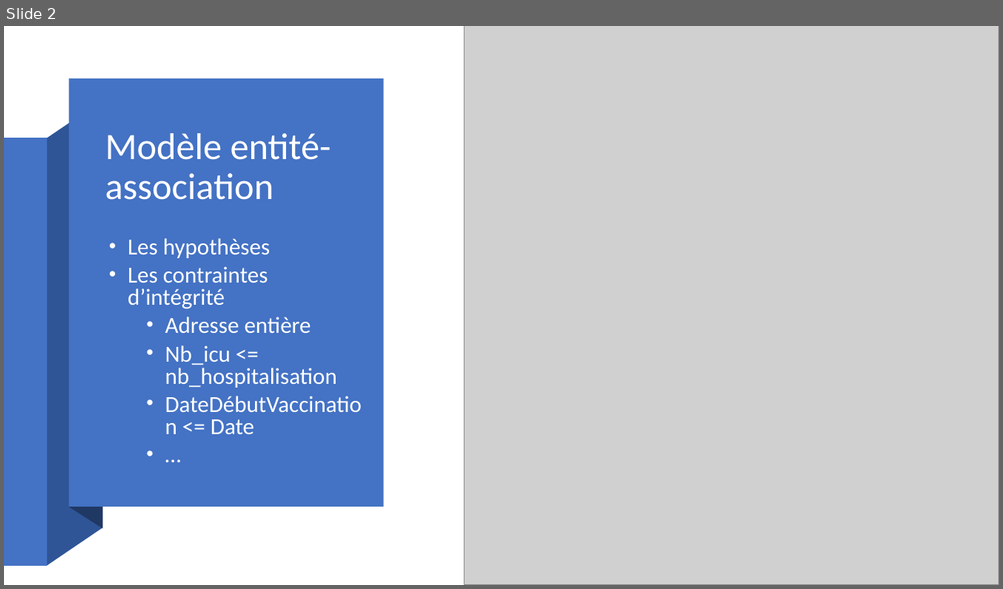
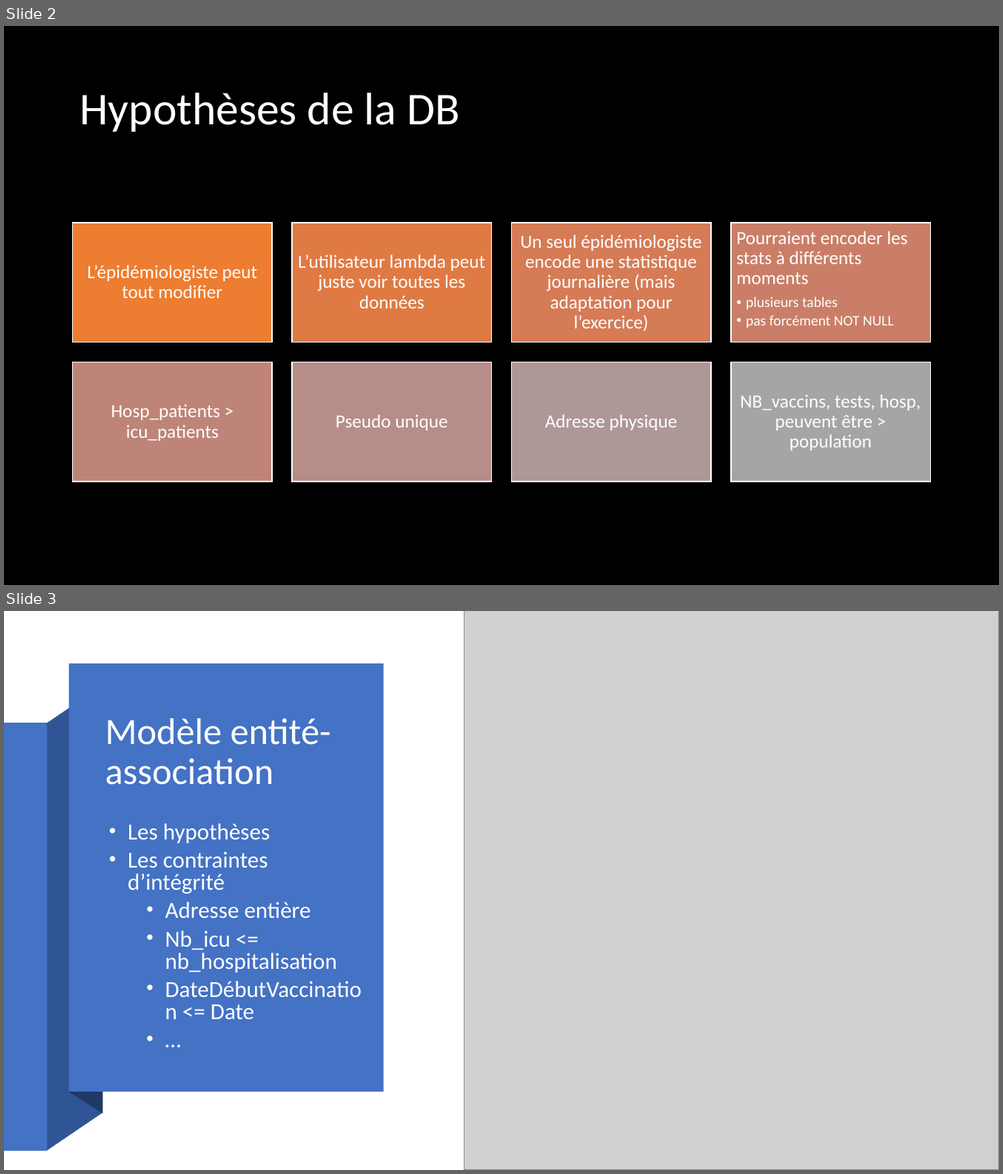
Before and after one commit to LoicULB/BDD_vaccination, a slide deck: Presentation.pptx. Shown one above the other, each under a label of ours: slide 2 before the commit, slides 2 and 3 after it. The pictures are 1003x589 and 1003x1174 pixels, drawn with LibreOffice and Linux fonts; fonts in the diff are those of the drawing; grey boxes stand for pictures; background and template pictures are left out. Boxes give left, top, right and bottom in pixels: in the first picture for what was removed or moved away, otherwise in the second. Text is boxed around its words. In the diff, an @@ line names an element or a change of style, - is before the commit and + after.

Commit message:
Push présentation

```diff
--- a/Presentation.pptx
+++ b/Presentation.pptx
@@ slide 2 added at [4, 26, 999, 585], background picture (left out) @@
@@ title added at [79, 93, 459, 132], 44 pt, text #FFFFFF @@
+Hypothèses de la DB
@@ group added at [73, 223, 930, 482]: 8 rectangles, 8 texts @@
+L’épidémiologiste peut tout modifier
+L’utilisateur lambda peut juste voir toutes les données
+Un seul épidémiologiste encode une statistique journalière (mais adaptation pour l’exercice)
+Pourraient encoder les stats à différents moments
+  • plusieurs tables
+  • pas forcément NOT NULL
+Hosp_patients > icu_patients
+Pseudo unique
+Adresse physique
+NB_vaccins, tests, hosp, peuvent être > population
@@ what was slide 2 is now slide 3 @@
```
Also in this commit, not shown: 3 slides changed, 2 other slides added, 1 slide removed, 1 other file.
